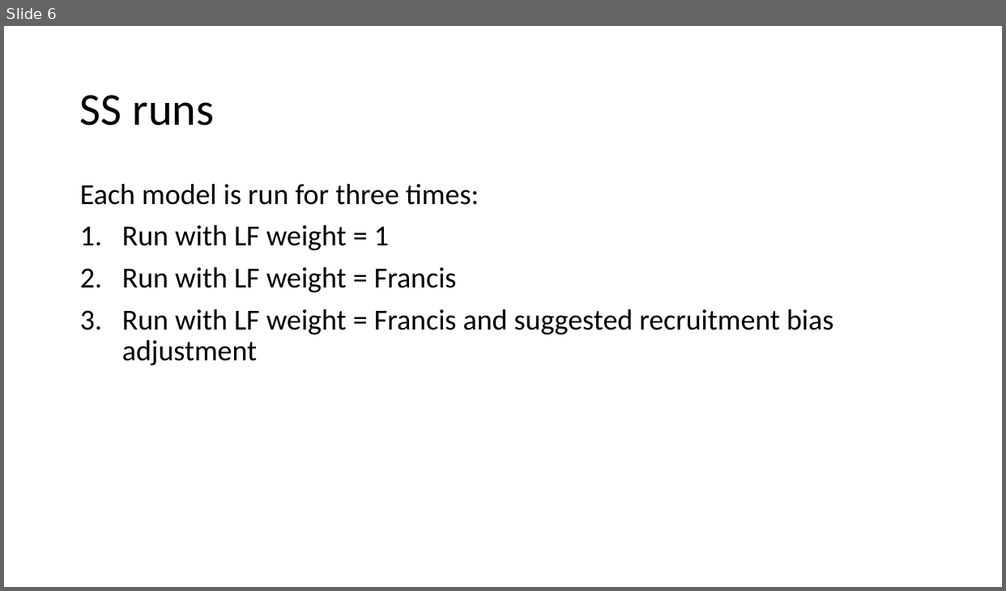
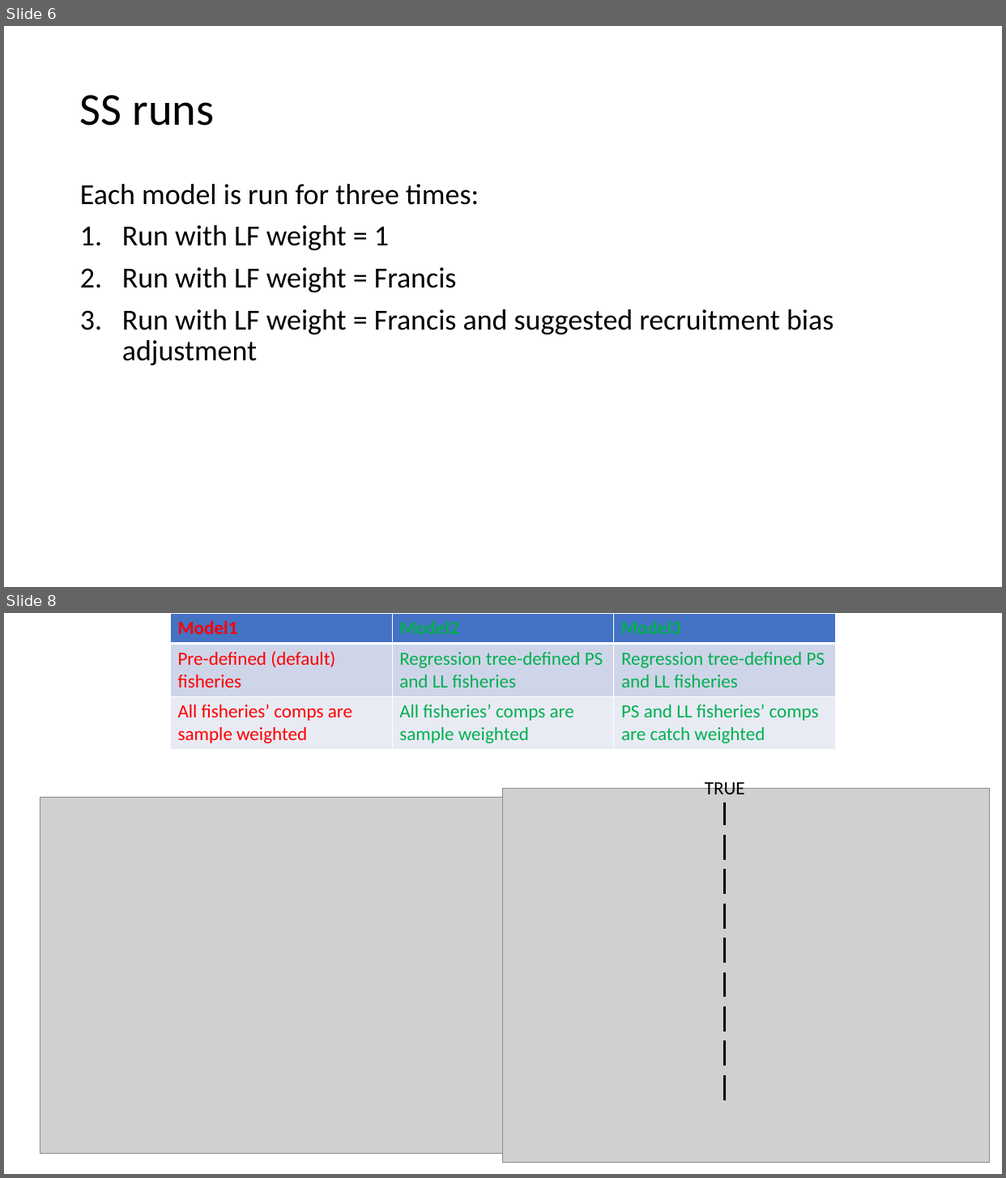
Before and after one commit to HaikunXu/SpatialAssessModelling, a slide deck: Document/Results.pptx. Shown one above the other, each under a label of ours: slide 6 before the commit, slides 6 and 8 after it; the slides between them are not shown. The pictures are 1006x591 and 1006x1178 pixels, drawn with LibreOffice and Linux fonts; fonts in the diff are those of the drawing; grey boxes stand for pictures. Boxes give left, top, right and bottom in pixels: in the first picture for what was removed or moved away, otherwise in the second. Text is boxed around its words. In the diff, an @@ line names an element or a change of style, - is before the commit and + after.

```diff
--- a/Document/Results.pptx
+++ b/Document/Results.pptx
@@ slide 8 added at <box>4,613,1002,1174</box>, background #FFFFFF @@
@@ table added at <box>170,613,835,748</box>, 3 rows, 3 columns @@
+Model1 | Model2 | Model3
+Pre-defined (default) fisheries | Regression tree-defined PS and LL fisheries | Regression tree-defined PS and LL fisheries
+All fisheries’ comps are sample weighted | All fisheries’ comps are sample weighted | PS and LL fisheries’ comps are catch weighted
@@ text added at <box>705,778,745,794</box>, 18 pt, text #000000 @@
+TRUE
@@ picture added at <box>40,797,503,1153</box> @@
@@ picture added at <box>503,788,990,1162</box> @@
@@ line added from (725, 1101) to (725, 803), #000000 3 pt dashed @@
```
Also in this commit, not shown: 1 other slide added, 2 slides removed, 57 other files.
